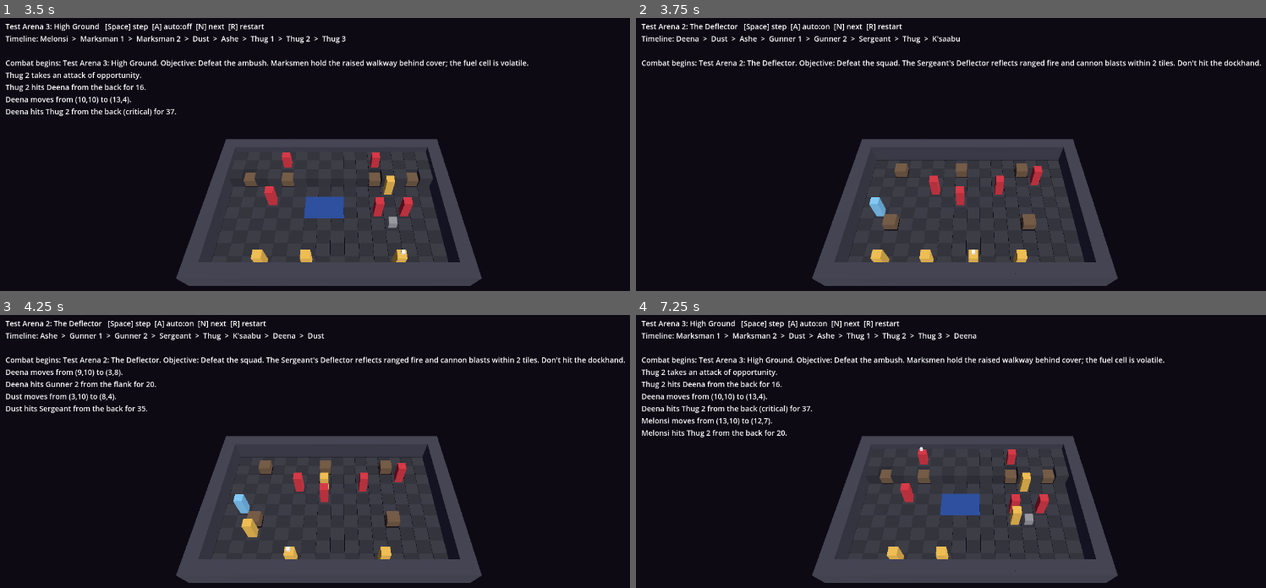
Above: before the commit, frames 1-4 (two rows, left to right).
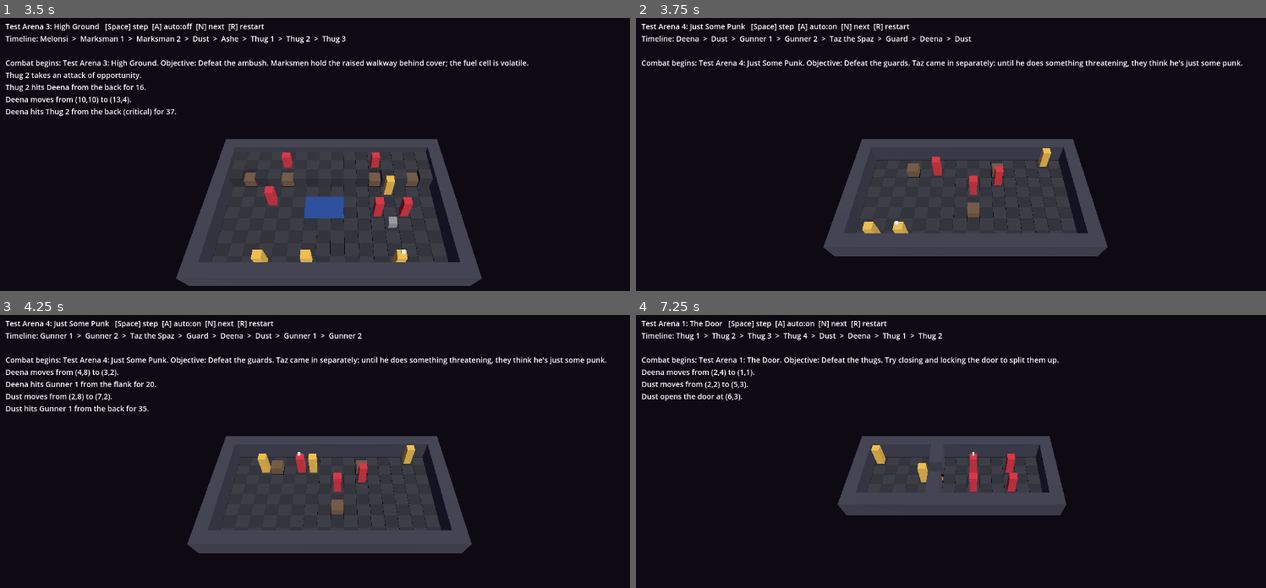
Above: after the commit, the same moments.

Repository: rhapsodic-legacy/revan
Game: Godot game, scene res://world/arena_view.tscn
Same seed, same stepped clock (60 frames per second), same inputs: the game is played once before the commit and once after it.
Inputs:
- Up to frame 1 (3.5 s): tap Enter at 0.5, 2.75 s; tap N at 0.6, 2.1 s; tap Space at 0.77, 1.52, 2, 3.02 s; hold A 1.28-2.03 s; tap R at 1.35, 2.85 s
- Up to frame 2 (3.75 s): tap Space at 3.5 s; hold A from 3.53 s (still down); tap N at 3.6 s
- Up to frame 3 (4.25 s): keep holding A; tap Space at 3.77 s
- Up to frame 4 (7.25 s): tap R at 4.35, 5.85 s; tap Space at 4.52, 5.75, 6.02, 6.77 s; tap Enter at 5 s; tap N at 5.1, 6.6 s; release A at 5.78 s

Frame 1 is identical in both runs. In frame 2, 9.7% of the frame differs, in the area x 7-100%, y 1-99%; in frame 3, 10%; in frame 4, 18%, in the area x 0-84%, y 1-99%.

Commit message:
Taz the Spaz: combat drugs, 8 Downed turns, Just Some Punk; Downed timer now kills (main = game over, side = arc ends); Mend revives
Co-Authored-By: Claude Opus 5.5 <noreply@anthropic.com>
Claude-Session: https://claude.ai/code/session_0143DrZzUwYLghf7no5pTeeS

Diff:
--- /dev/null
+++ b/data/arenas/just_some_punk.json
@@ -0,0 +1,24 @@
+{
+  "id": "just_some_punk", "name": "Test Arena 4: Just Some Punk",
+  "objective": "Defeat the guards. Taz came in separately: until he does something threatening, they think he's just some punk.",
+  "map": [
+    "##################",
+    "#................#",
+    "#...=......=.....#",
+    "#................#",
+    "#................#",
+    "#................#",
+    "#........=.......#",
+    "#................#",
+    "#................#",
+    "##################"
+  ],
+  "units": [
+    {"template": "dust", "id": "dust", "pos": [2, 8], "facing": [0, -1]},
+    {"template": "deena", "id": "deena", "pos": [4, 8], "facing": [0, -1]},
+    {"template": "taz", "id": "taz", "pos": [15, 1], "facing": [-1, 0], "unnoticed": true},
+    {"template": "gunner", "id": "gunner_1", "name": "Gunner 1", "pos": [6, 2], "facing": [0, 1]},
+    {"template": "gunner", "id": "gunner_2", "name": "Gunner 2", "pos": [11, 3], "facing": [0, 1]},
+    {"template": "thug", "id": "thug_1", "name": "Guard", "pos": [9, 4], "facing": [0, 1]}
+  ]
+}
--- a/data/characters.json
+++ b/data/characters.json
@@ -1,36 +1,266 @@
 {
-  "_note": "Combat templates. Numbers are tuning placeholders (bible 03 §3, §6.7); personalities and lore live in docs/bible.",
-  "dust": {"name": "Dust", "glyph": "D", "team": "party", "level": 3, "essential": true, "role": "skirmisher",
-    "attrs": {"might": 13, "grace": 12, "vigor": 12, "perception": 11, "resolve": 12, "eternity": 14},
-    "weapon": {"kind": "melee", "reach": 1, "min": 20, "max": 28, "accuracy": 85},
-    "abilities": ["shove", "push", "mend"]},
-  "ashe": {"name": "Ashe", "glyph": "A", "team": "party", "level": 5, "role": "leader",
-    "attrs": {"might": 15, "grace": 11, "vigor": 14, "perception": 12, "resolve": 14, "eternity": 13},
-    "weapon": {"kind": "melee", "reach": 1, "min": 24, "max": 34, "accuracy": 85},
-    "abilities": ["shove", "push", "mend", "dawnsight"]},
-  "deena": {"name": "Deena", "glyph": "E", "team": "party", "level": 3, "role": "marksman",
-    "attrs": {"might": 8, "grace": 16, "vigor": 7, "perception": 16, "resolve": 10, "eternity": 8},
-    "weapon": {"kind": "ranged", "range": 8, "min": 14, "max": 20, "accuracy": 85},
-    "abilities": ["pass_turn", "lock"]},
-  "ksaabu": {"name": "K'saabu", "glyph": "K", "team": "party", "level": 4, "role": "brute", "speed": 95, "shield": 30,
-    "attrs": {"might": 16, "grace": 8, "vigor": 16, "perception": 9, "resolve": 12, "eternity": 8},
-    "weapon": {"kind": "ranged", "aoe": true, "range": 7, "min": 18, "max": 26, "accuracy": 80},
-    "abilities": ["shove", "lock"]},
-  "melonsi": {"name": "Melonsi", "glyph": "M", "team": "party", "level": 3, "role": "skirmisher",
-    "attrs": {"might": 9, "grace": 15, "vigor": 9, "perception": 13, "resolve": 13, "eternity": 15},
-    "weapon": {"kind": "melee", "reach": 1, "min": 16, "max": 22, "accuracy": 90},
-    "abilities": ["push", "mend"]},
-
-  "thug": {"name": "Thug", "glyph": "t", "team": "enemy", "level": 2, "role": "brute", "temperament": "opportunist",
-    "attrs": {"might": 12, "grace": 9, "vigor": 8, "perception": 8, "resolve": 8, "eternity": 5},
-    "weapon": {"kind": "melee", "reach": 1, "min": 12, "max": 18, "accuracy": 75}},
-  "gunner": {"name": "Merc Gunner", "glyph": "g", "team": "enemy", "level": 2, "role": "marksman", "temperament": "opportunist",
-    "attrs": {"might": 9, "grace": 12, "vigor": 7, "perception": 10, "resolve": 8, "eternity": 5},
-    "weapon": {"kind": "ranged", "range": 8, "min": 10, "max": 16, "accuracy": 70}},
-  "sergeant": {"name": "Sergeant", "glyph": "S", "team": "enemy", "level": 4, "role": "leader", "temperament": "opportunist", "deflector": true,
-    "attrs": {"might": 13, "grace": 10, "vigor": 12, "perception": 10, "resolve": 12, "eternity": 5},
-    "weapon": {"kind": "melee", "reach": 1, "min": 14, "max": 20, "accuracy": 80}},
-  "marksman": {"name": "Marksman", "glyph": "m", "team": "enemy", "level": 3, "role": "marksman", "temperament": "disciplined",
-    "attrs": {"might": 8, "grace": 14, "vigor": 7, "perception": 12, "resolve": 9, "eternity": 5},
-    "weapon": {"kind": "ranged", "range": 9, "min": 12, "max": 18, "accuracy": 75}}
+ "_note": "Combat templates. Numbers are tuning placeholders (bible 03 \u00a73, \u00a76.7); personalities and lore live in docs/bible.",
+ "dust": {
+  "name": "Dust",
+  "glyph": "D",
+  "team": "party",
+  "level": 3,
+  "essential": true,
+  "role": "skirmisher",
+  "attrs": {
+   "might": 13,
+   "grace": 12,
+   "vigor": 12,
+   "perception": 11,
+   "resolve": 12,
+   "eternity": 14
+  },
+  "weapon": {
+   "kind": "melee",
+   "reach": 1,
+   "min": 20,
+   "max": 28,
+   "accuracy": 85
+  },
+  "abilities": [
+   "shove",
+   "push",
+   "mend"
+  ]
+ },
+ "ashe": {
+  "name": "Ashe",
+  "glyph": "A",
+  "team": "party",
+  "level": 5,
+  "role": "leader",
+  "attrs": {
+   "might": 15,
+   "grace": 11,
+   "vigor": 14,
+   "perception": 12,
+   "resolve": 14,
+   "eternity": 13
+  },
+  "weapon": {
+   "kind": "melee",
+   "reach": 1,
+   "min": 24,
+   "max": 34,
+   "accuracy": 85
+  },
+  "abilities": [
+   "shove",
+   "push",
+   "mend",
+   "dawnsight"
+  ],
+  "essential": true
+ },
+ "deena": {
+  "name": "Deena",
+  "glyph": "E",
+  "team": "party",
+  "level": 3,
+  "role": "marksman",
+  "attrs": {
+   "might": 8,
+   "grace": 16,
+   "vigor": 7,
+   "perception": 16,
+   "resolve": 10,
+   "eternity": 8
+  },
+  "weapon": {
+   "kind": "ranged",
+   "range": 8,
+   "min": 14,
+   "max": 20,
+   "accuracy": 85
+  },
+  "abilities": [
+   "pass_turn",
+   "lock"
+  ],
+  "essential": true
+ },
+ "ksaabu": {
+  "name": "K'saabu",
+  "glyph": "K",
+  "team": "party",
+  "level": 4,
+  "role": "brute",
+  "speed": 95,
+  "shield": 30,
+  "attrs": {
+   "might": 16,
+   "grace": 8,
+   "vigor": 16,
+   "perception": 9,
+   "resolve": 12,
+   "eternity": 8
+  },
+  "weapon": {
+   "kind": "ranged",
+   "aoe": true,
+   "range": 7,
+   "min": 18,
+   "max": 26,
+   "accuracy": 80
+  },
+  "abilities": [
+   "shove",
+   "lock"
+  ],
+  "essential": true
+ },
+ "melonsi": {
+  "name": "Melonsi",
+  "glyph": "M",
+  "team": "party",
+  "level": 3,
+  "role": "skirmisher",
+  "attrs": {
+   "might": 9,
+   "grace": 15,
+   "vigor": 9,
+   "perception": 13,
+   "resolve": 13,
+   "eternity": 15
+  },
+  "weapon": {
+   "kind": "melee",
+   "reach": 1,
+   "min": 16,
+   "max": 22,
+   "accuracy": 90
+  },
+  "abilities": [
+   "push",
+   "mend"
+  ],
+  "essential": true
+ },
+ "taz": {
+  "name": "Taz the Spaz",
+  "glyph": "T",
+  "team": "party",
+  "level": 2,
+  "role": "brute",
+  "move": 8,
+  "downed_limit": 8,
+  "attrs": {
+   "might": 14,
+   "grace": 12,
+   "vigor": 8,
+   "perception": 8,
+   "resolve": 7,
+   "eternity": 5
+  },
+  "weapon": {
+   "kind": "melee",
+   "reach": 1,
+   "min": 18,
+   "max": 26,
+   "accuracy": 80
+  },
+  "abilities": [
+   "combat_drugs",
+   "just_some_punk",
+   "shove"
+  ]
+ },
+ "thug": {
+  "name": "Thug",
+  "glyph": "t",
+  "team": "enemy",
+  "level": 2,
+  "role": "brute",
+  "temperament": "opportunist",
+  "attrs": {
+   "might": 12,
+   "grace": 9,
+   "vigor": 8,
+   "perception": 8,
+   "resolve": 8,
+   "eternity": 5
+  },
+  "weapon": {
+   "kind": "melee",
+   "reach": 1,
+   "min": 12,
+   "max": 18,
+   "accuracy": 75
+  }
+ },
+ "gunner": {
+  "name": "Merc Gunner",
+  "glyph": "g",
+  "team": "enemy",
+  "level": 2,
+  "role": "marksman",
+  "temperament": "opportunist",
+  "attrs": {
+   "might": 9,
+   "grace": 12,
+   "vigor": 7,
+   "perception": 10,
+   "resolve": 8,
+   "eternity": 5
+  },
+  "weapon": {
+   "kind": "ranged",
+   "range": 8,
+   "min": 10,
+   "max": 16,
+   "accuracy": 70
+  }
+ },
+ "sergeant": {
+  "name": "Sergeant",
+  "glyph": "S",
+  "team": "enemy",
+  "level": 4,
+  "role": "leader",
+  "temperament": "opportunist",
+  "deflector": true,
+  "attrs": {
+   "might": 13,
+   "grace": 10,
+   "vigor": 12,
+   "perception": 10,
+   "resolve": 12,
+   "eternity": 5
+  },
+  "weapon": {
+   "kind": "melee",
+   "reach": 1,
+   "min": 14,
+   "max": 20,
+   "accuracy": 80
+  }
+ },
+ "marksman": {
+  "name": "Marksman",
+  "glyph": "m",
+  "team": "enemy",
+  "level": 3,
+  "role": "marksman",
+  "temperament": "disciplined",
+  "attrs": {
+   "might": 8,
+   "grace": 14,
+   "vigor": 7,
+   "perception": 12,
+   "resolve": 9,
+   "eternity": 5
+  },
+  "weapon": {
+   "kind": "ranged",
+   "range": 9,
+   "min": 12,
+   "max": 18,
+   "accuracy": 75
+  }
+ }
 }
--- a/engine/ai.gd
+++ b/engine/ai.gd
@@ -194,6 +194,10 @@
 	for a in c.units:
 		if a.team == u.team and a.downed_turns >= 0 and not a.out and Grid.cheb(a.pos, t) == 1:
 			out.append({"id": "revive:%s" % a.id, "score": 40.0})
+	if "mend" in u.abilities and u.focus >= c.MEND_COST:
+		for a in c.units:
+			if a.team == u.team and a.downed_turns >= 0 and not a.out and Grid.cheb(a.pos, t) <= 5 and c.grid.has_los(t, a.pos):
+				out.append({"id": "mend:%s" % a.id, "score": 45.0 + a.downed_limit - a.downed_turns})
 	# Search once, early, with whoever sees best.
 	if u.team == Unit.TEAM_PARTY and c.insights.any(func(i): return not i.found) and u.attrs.perception >= 14:
 		out.append({"id": "search", "score": 14.0})
--- a/engine/combat.gd
+++ b/engine/combat.gd
@@ -32,6 +32,7 @@
 var outcome := ""
 var fail_on_collateral := false
 var collateral_lost: Array = []
+var fallen: Array = []              # side characters whose arc ended (permanent)
 var difficulty := "seer"
 var turns_taken := 0
 var max_turns := 400
@@ -118,7 +119,16 @@
 	return d
 
 func hostiles_of(u) -> Array:
-	return units.filter(func(o): return o.is_targetable() and hostile(u, o))
+	return units.filter(func(o): return o.is_targetable() and hostile(u, o) and not ignored_by(u, o))
+
+## Taz's "Just Some Punk": enemies ignore an unnoticed unit until it does something threatening.
+func ignored_by(viewer, o) -> bool:
+	return viewer.team == Unit.TEAM_ENEMY and o.has_status("unnoticed")
+
+func _reveal(u) -> void:
+	if u.has_status("unnoticed"):
+		u.statuses.erase("unnoticed")
+		say("%s stops pretending to be just some punk. Now they notice." % u.name)
 
 func allies_of(u) -> Array:
 	return units.filter(func(o): return o != u and o.is_active() and o.team == u.team)
@@ -162,11 +172,19 @@
 		u.downed_turns -= 1
 		if u.downed_turns < 0:
 			u.out = true
-			say("%s bleeds out of the fight." % u.name)
+			u.dead = true
+			if u.essential:
+				say("%s dies." % u.name)
+			else:
+				fallen.append(u.id)
+				say("%s dies. Their story ends here." % u.name)
 		else:
 			say("%s is Downed (%d turn(s) left to revive)." % [u.name, u.downed_turns + 1])
 		_finish_turn(W_NORMAL)
 		return
+	if "combat_drugs" in u.abilities and rng.chance(u.drug_chance):
+		turn["extra"] = 1
+		say("%s's combat drugs kick in: an extra action this turn." % u.name)
 	if u.has_status("staggered"):
 		u.statuses.erase("staggered")
 		say("%s is Staggered and loses the turn." % u.name)
@@ -197,9 +215,9 @@
 	var party_up := units.filter(func(o): return o.team == Unit.TEAM_PARTY and o.can_act())
 	var party_alive := units.filter(func(o): return o.team == Unit.TEAM_PARTY and o.is_active())
 	for u in units:
-		if u.essential and u.out:
+		if u.essential and (u.out or u.dead):
 			outcome = "defeat"
-			say("%s is Out. The fight is lost." % u.name)
+			say("%s has fallen. Game over." % u.name)
 			return
 	if fail_on_collateral and not collateral_lost.is_empty():
 		outcome = "defeat"
@@ -320,6 +338,8 @@
 		if target.shield == 0 and absorbed > 0:
 			say("%s's shield breaks." % target.name)
 	target.hp -= amount
+	if amount > 0:
+		target.statuses.erase("unnoticed")
 	if not target.is_object() and target.team != Unit.TEAM_CIVILIAN:
 		target.poise -= poise_dmg
 		if target.poise <= 0 and target.hp > 0:
@@ -333,7 +353,7 @@
 func _on_zero(t, source_name: String) -> void:
 	if t.team == Unit.TEAM_PARTY:
 		if t.downed_turns < 0:
-			t.downed_turns = 3
+			t.downed_turns = t.downed_limit
 			t.statuses.clear()
 			say("%s is Downed by %s." % [t.name, source_name])
 		return
@@ -401,7 +421,7 @@
 					out.append({"id": "dash:%d,%d" % [p.x, p.y], "type": "dash", "to": [p.x, p.y], "cost": dash_map[p]})
 	if not turn.acted:
 		for t in units:
-			if t == u or not t.is_targetable() or t.team == u.team:
+			if t == u or not t.is_targetable() or t.team == u.team or ignored_by(u, t):
 				continue
 			if t.team == Unit.TEAM_CIVILIAN:
 				continue
@@ -439,7 +459,7 @@
 					out.append({"id": "push:%s" % t.id, "type": "push", "target": t.id, "chance": shove_chance(u, t, true), "focus": PUSH_COST})
 		if "mend" in u.abilities and u.focus >= MEND_COST:
 			for t in units:
-				if t.team == u.team and t.can_act() and t.hp < t.max_hp and Grid.cheb(t.pos, u.pos) <= 5 and grid.has_los(u.pos, t.pos):
+				if t.team == u.team and t.is_active() and (t.downed_turns >= 0 or (t.can_act() and t.hp < t.max_hp)) and Grid.cheb(t.pos, u.pos) <= 5 and grid.has_los(u.pos, t.pos):
 					out.append({"id": "mend:%s" % t.id, "type": "mend", "target": t.id, "heal": mend_amount(u), "focus": MEND_COST})
 		for t in units:
 			if t.team == u.team and t.downed_turns >= 0 and not t.out and Grid.cheb(t.pos, u.pos) == 1:
@@ -488,6 +508,8 @@
 	if found == null:
 		return {"ok": false, "error": "Illegal action '%s'." % action_id, "log": []}
 	var u = current()
+	if not found.type in ["move", "dash", "end", "hold", "door", "search"]:
+		_reveal(u)
 	match found.type:
 		"move":
 			_move_along(u, Vector2i(found.to[0], found.to[1]))
@@ -532,6 +554,9 @@
 			var h := mini(mend_amount(u), t.max_hp - t.hp)
 			t.hp += h
 			say("%s Mends %s for %d." % [u.name, t.name, h])
+			if t.downed_turns >= 0:
+				t.downed_turns = -1
+				say("%s is back on their feet." % t.name)
 			_acted(W_NORMAL)
 		"revive":
 			var r = by_id[found.target]
@@ -561,6 +586,10 @@
 	turn.acted = true
 	turn.weight = w
 	_check_outcome()
+	if outcome == "" and turn.get("extra", 0) > 0 and current() != null and current().can_act():
+		turn.extra -= 1
+		turn.acted = false
+		return
 	if outcome != "":
 		current_id = ""
 		return
@@ -588,7 +617,7 @@
 
 func _opportunity_attacks(mover, from: Vector2i, to: Vector2i) -> void:
 	for e in units:
-		if not e.can_act() or not hostile(e, mover) or not e.reaction_available or e.has_status("off_guard"):
+		if not e.can_act() or not hostile(e, mover) or ignored_by(e, mover) or not e.reaction_available or e.has_status("off_guard"):
 			continue
 		if is_ranged(e) or e.weapon.get("aoe", false):
 			continue
--- a/engine/unit.gd
+++ b/engine/unit.gd
@@ -39,12 +39,14 @@
 var deflector := false              # reflects ranged/AoE aimed within 2 tiles
 var reaction_available := true
 var downed_turns := -1              # party only; >=0 while Downed
+var downed_limit := 3               # turns at 0 HP before dying (Taz: 8)
+var drug_chance := 25.0             # combat drugs: % chance of an extra action per turn
 var out := false                    # Out for the fight
 var dead := false
 var hidden := false                 # objects revealed by Search
 var fragile := false
 var on_destroy := {}                # {"explode": n} or {"disable_deflector": unit_id}
-var essential := false              # Dust: Out = game over
+var essential := false              # main character: death = game over
 var protect := false                # collateral: losing it fails/penalises the fight
 var name_short := ""
 
@@ -69,6 +71,10 @@
 	u.fragile = bool(d.get("fragile", false))
 	u.on_destroy = d.get("on_destroy", {}).duplicate(true)
 	u.essential = bool(d.get("essential", false))
+	u.downed_limit = int(d.get("downed_limit", 3))
+	u.drug_chance = float(d.get("drug_chance", 25.0))
+	if d.get("unnoticed", false):
+		u.statuses["unnoticed"] = -1
 	u.protect = bool(d.get("protect", false))
 	if d.has("pos"):
 		u.pos = Vector2i(int(d["pos"][0]), int(d["pos"][1]))
--- /dev/null
+++ b/tests/unit/test_downed_and_taz.gd
@@ -0,0 +1,89 @@
+extends "res://tests/unit/test_case.gd"
+
+const Combat = preload("res://engine/combat.gd")
+const Data = preload("res://engine/data.gd")
+
+const OPEN := ["##########", "#........#", "#........#", "#........#", "#........#", "##########"]
+
+func _arena(units: Array) -> RefCounted:
+	var chars: Dictionary = Data.characters()
+	var us := []
+	for ud in units:
+		var m: Dictionary = chars[ud["template"]].duplicate(true) if ud.has("template") else {}
+		for k in ud.keys():
+			m[k] = ud[k]
+		us.append(m)
+	var c = Combat.from_arena({"id": "t", "name": "t", "map": OPEN, "units": us}, 5)
+	c.start()
+	return c
+
+func _ids(c) -> Array:
+	return c.legal_actions().map(func(a): return a.id)
+
+func _run_turns_of(c, id: String, n: int) -> void:
+	# Give unit `id` n of its own turns while it's Downed.
+	for i in n:
+		c.current_id = id
+		c.bonus_turn = true
+		c._begin_turn(c.by_id[id])
+
+func test_taz_survives_eight_downed_turns() -> void:
+	var c = _arena([{"template": "dust", "id": "dust", "pos": [1, 1]}, {"template": "taz", "id": "taz", "pos": [3, 3]},
+		{"template": "thug", "id": "t1", "pos": [8, 4]}])
+	c.deal(c.by_id["taz"], 999, 0, "test")
+	eq(c.by_id["taz"].downed_turns, 8, "Taz is Downed for 8 turns (normal is 3)")
+	_run_turns_of(c, "taz", 8)
+	check(not c.by_id["taz"].dead, "still alive after 8 Downed turns tick down to the last")
+	_run_turns_of(c, "taz", 1)
+	check(c.by_id["taz"].dead, "dies when the timer runs out")
+
+func test_side_character_death_ends_arc_not_game() -> void:
+	var c = _arena([{"template": "dust", "id": "dust", "pos": [1, 1]}, {"template": "taz", "id": "taz", "pos": [3, 3], "downed_limit": 1},
+		{"template": "thug", "id": "t1", "pos": [8, 4]}])
+	c.deal(c.by_id["taz"], 999, 0, "test")
+	_run_turns_of(c, "taz", 2)
+	check(c.by_id["taz"].dead, "Taz dies")
+	eq(c.fallen, ["taz"], "his arc is recorded as ended")
+	c.outcome = ""
+	c._check_outcome()
+	eq(c.outcome, "", "the fight goes on")
+
+func test_main_character_death_is_game_over() -> void:
+	var c = _arena([{"template": "dust", "id": "dust", "pos": [1, 1]}, {"template": "deena", "id": "deena", "pos": [3, 3]},
+		{"template": "thug", "id": "t1", "pos": [8, 4]}])
+	c.deal(c.by_id["deena"], 999, 0, "test")
+	_run_turns_of(c, "deena", 4)
+	eq(c.outcome, "defeat", "Deena dying is game over")
+
+func test_mend_brings_back_a_downed_ally() -> void:
+	var c = _arena([{"template": "dust", "id": "dust", "pos": [1, 1]}, {"template": "deena", "id": "deena", "pos": [4, 3]},
+		{"template": "thug", "id": "t1", "pos": [8, 4]}])
+	c.deal(c.by_id["deena"], 999, 0, "test")
+	c.force_turn("dust")
+	check("mend:deena" in _ids(c), "Mend can target a Downed ally at range")
+	c.act("mend:deena")
+	check(c.by_id["deena"].can_act() and c.by_id["deena"].hp >= 1, "healed to at least 1 HP and back up")
+
+func test_just_some_punk_is_ignored_until_threatening() -> void:
+	var c = _arena([{"template": "dust", "id": "dust", "pos": [1, 1]}, {"template": "taz", "id": "taz", "pos": [5, 2], "unnoticed": true},
+		{"template": "thug", "id": "t1", "pos": [6, 2]}])
+	c.force_turn("t1")
+	check(not ("attack:taz" in _ids(c)), "the thug won't bother with the punk")
+	c.force_turn("taz")
+	c.act("move:5,3")
+	check(c.by_id["taz"].has_status("unnoticed"), "walking around is fine")
+	c.force_turn("taz")
+	c.act("attack:t1")
+	check(not c.by_id["taz"].has_status("unnoticed"), "pulling the electro-axe gives him away")
+	c.force_turn("t1")
+	check("attack:taz" in _ids(c), "now he's a target")
+
+func test_combat_drugs_can_grant_an_extra_action() -> void:
+	var c = _arena([{"template": "dust", "id": "dust", "pos": [1, 1]}, {"template": "taz", "id": "taz", "pos": [5, 2], "drug_chance": 100},
+		{"template": "thug", "id": "t1", "pos": [6, 2], "hp": 500}])
+	c.current_id = "taz"
+	c.bonus_turn = true
+	c._begin_turn(c.by_id["taz"])
+	c.act("attack:t1")
+	eq(c.current_id, "taz", "still Taz's turn after one attack")
+	check("attack:t1" in _ids(c), "and he can swing again")
